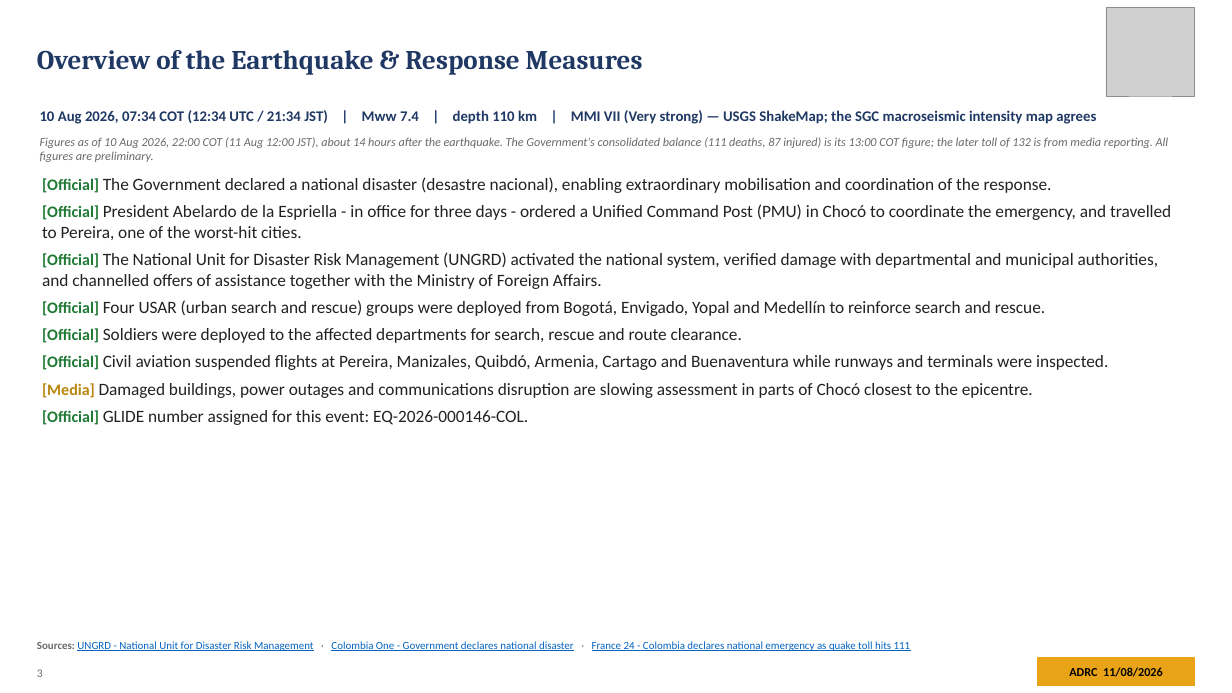
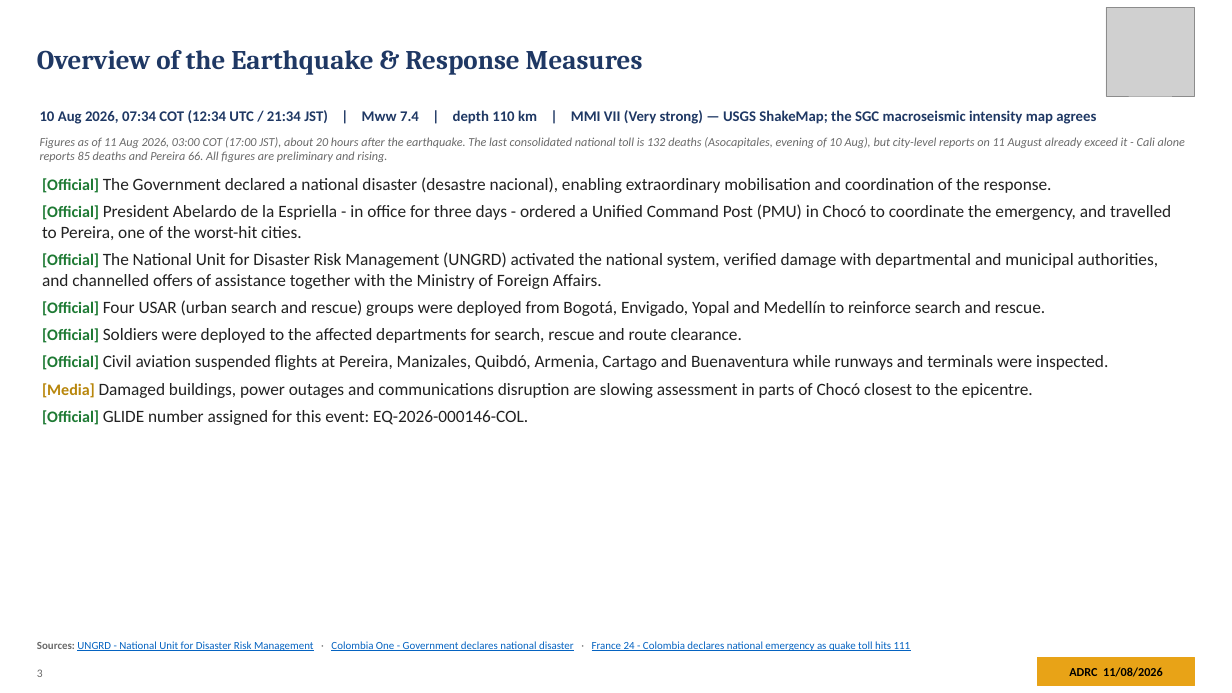
Before and after one commit to kochobi-max/whatsmap, a slide deck: slide 3 of reports/colombia_eq_20260810/output/ADRC_EQ_COL_Choco_20260810_EN.pptx. Drawn at 1232x693 pixels with LibreOffice and Linux fonts; fonts in the diff are those of the drawing; grey boxes stand for pictures. Boxes give left, top, right and bottom in pixels: in the first picture for what was removed or moved away, otherwise in the second. Text is boxed around its words. In the diff, an @@ line names an element or a change of style, - is before the commit and + after.

```diff
--- a/reports/colombia_eq_20260810/output/ADRC_EQ_COL_Choco_20260810_EN.pptx
+++ b/reports/colombia_eq_20260810/output/ADRC_EQ_COL_Choco_20260810_EN.pptx
@@ text at (40,137,1185,162): text changed @@
-Figures as of 10 Aug 2026, 22:00 COT (11 Aug 12:00 JST), about 14 hours after the earthquake. The Government's consolidated balance (111 deaths, 87 injured) is its 13:00 COT figure; the later toll of 132 is from media reporting. All figures are preliminary.
+Figures as of 11 Aug 2026, 03:00 COT (17:00 JST), about 20 hours after the earthquake. The last consolidated national toll is 132 deaths (Asocapitales, evening of 10 Aug), but city-level reports on 11 August already exceed it - Cali alone reports 85 deaths and Pereira 66. All figures are preliminary and rising.
```
Also in this commit, not shown: 9 other slides changed, 7 other files.
